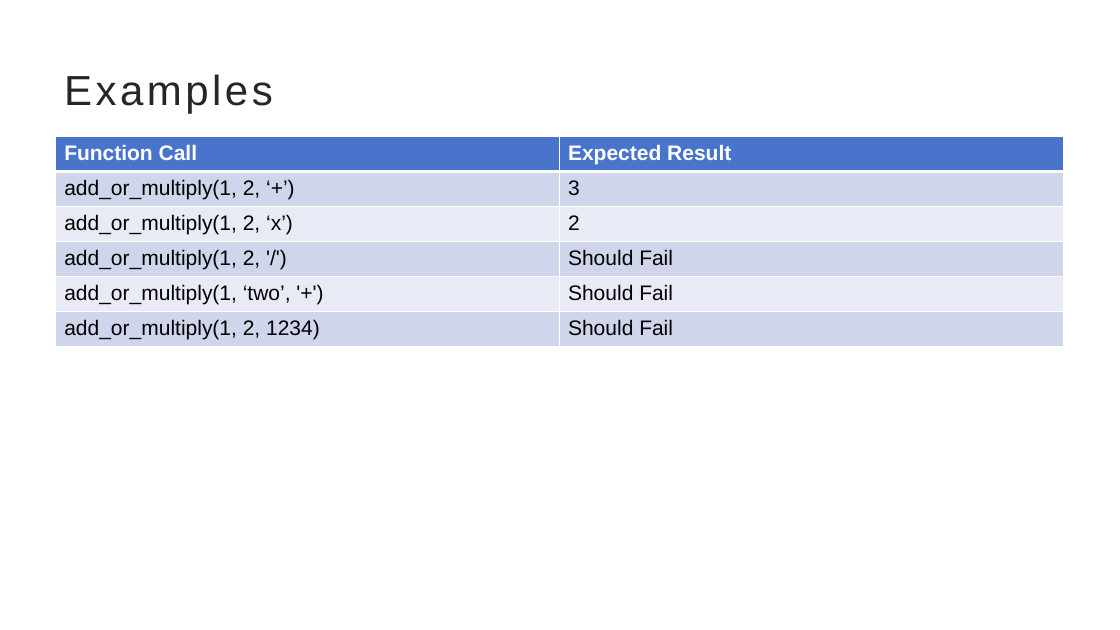
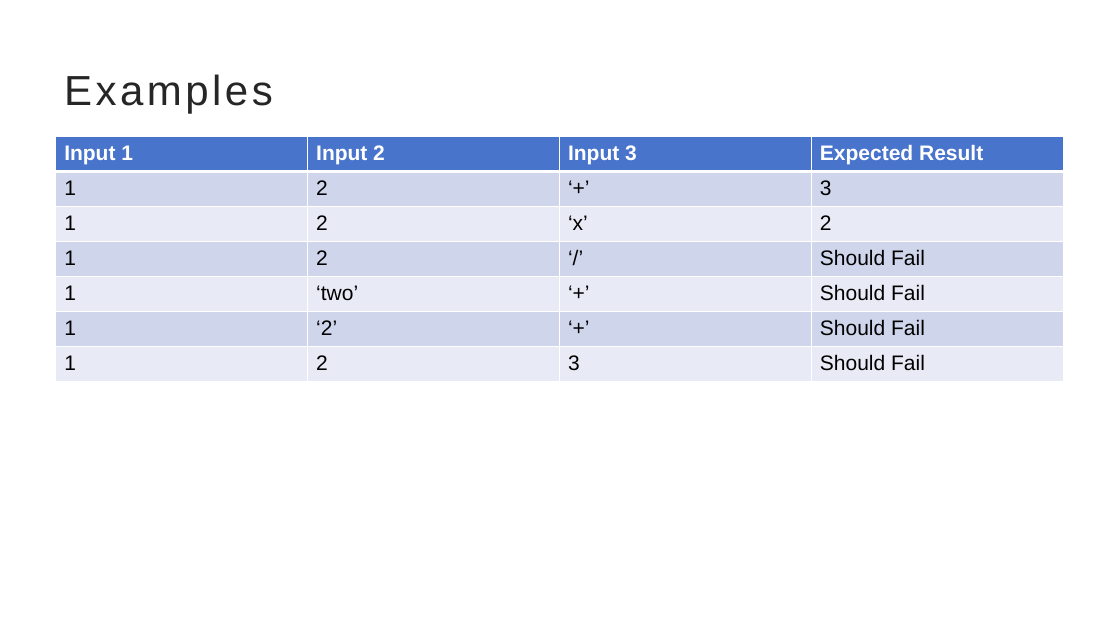
Before and after one commit to brinda-25/workshop, a slide deck: slide 2 of Day2/code_review/code_review.pptx. Drawn at 1120x630 pixels with LibreOffice and Linux fonts; fonts in the diff are those of the drawing. Boxes give left, top, right and bottom in pixels: in the first picture for what was removed or moved away, otherwise in the second. Text is boxed around its words. In the diff, an @@ line names an element or a change of style, - is before the commit and + after.

```diff
--- a/Day2/code_review/code_review.pptx
+++ b/Day2/code_review/code_review.pptx
@@ table at [56, 137, 1065, 406] @@
-Function Call | Expected Result
-add_or_multiply(1, 2, ‘+’) | 3
-add_or_multiply(1, 2, ‘x’) | 2
-add_or_multiply(1, 2, '/') | Should Fail
-add_or_multiply(1, ‘two’, '+') | Should Fail
-add_or_multiply(1, 2, 1234) | Should Fail
+Input 1 | Input 2 | Input 3 | Expected Result
+1 | 2 | ‘+’ | 3
+1 | 2 | ‘x’ | 2
+1 | 2 | ‘/’ | Should Fail
+1 | ‘two’ | ‘+’ | Should Fail
+1 | ‘2’ | ‘+’ | Should Fail
+1 | 2 | 3 | Should Fail
```
Also in this commit, not shown: 1 other slide changed, 1 slide added.
